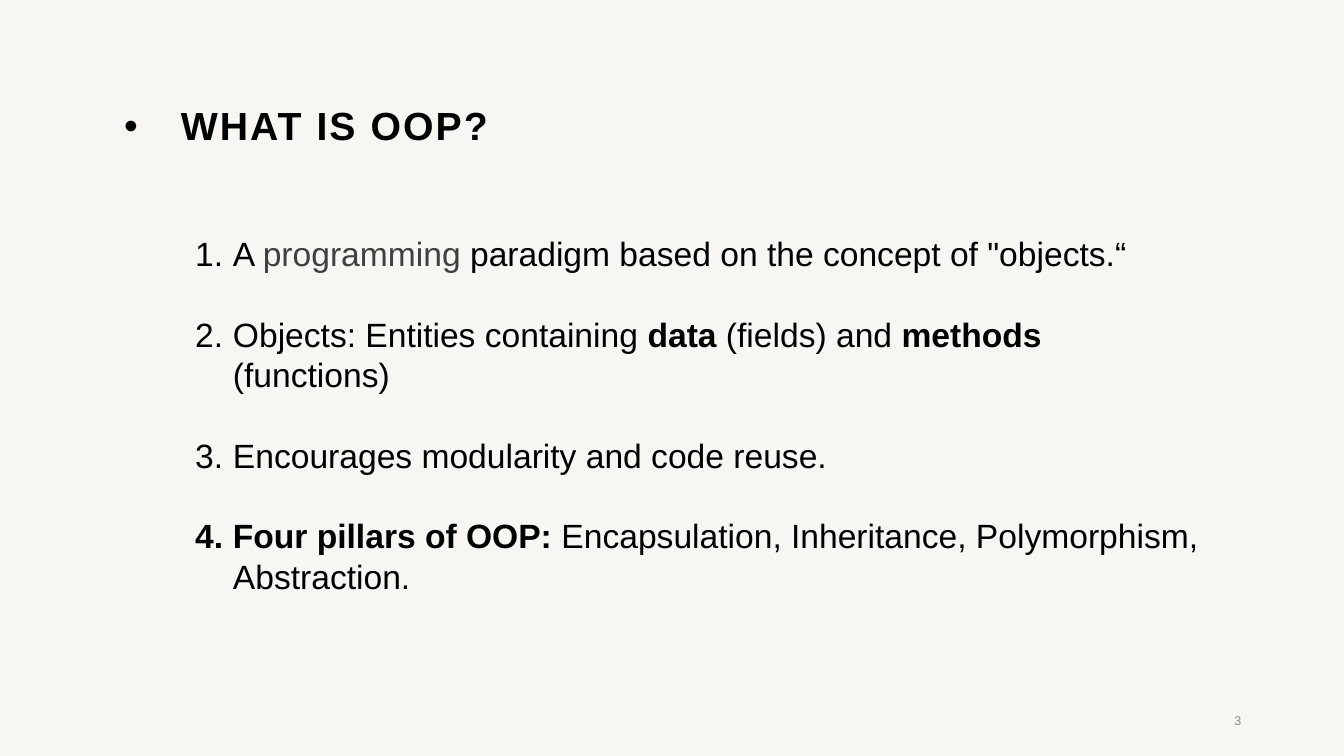
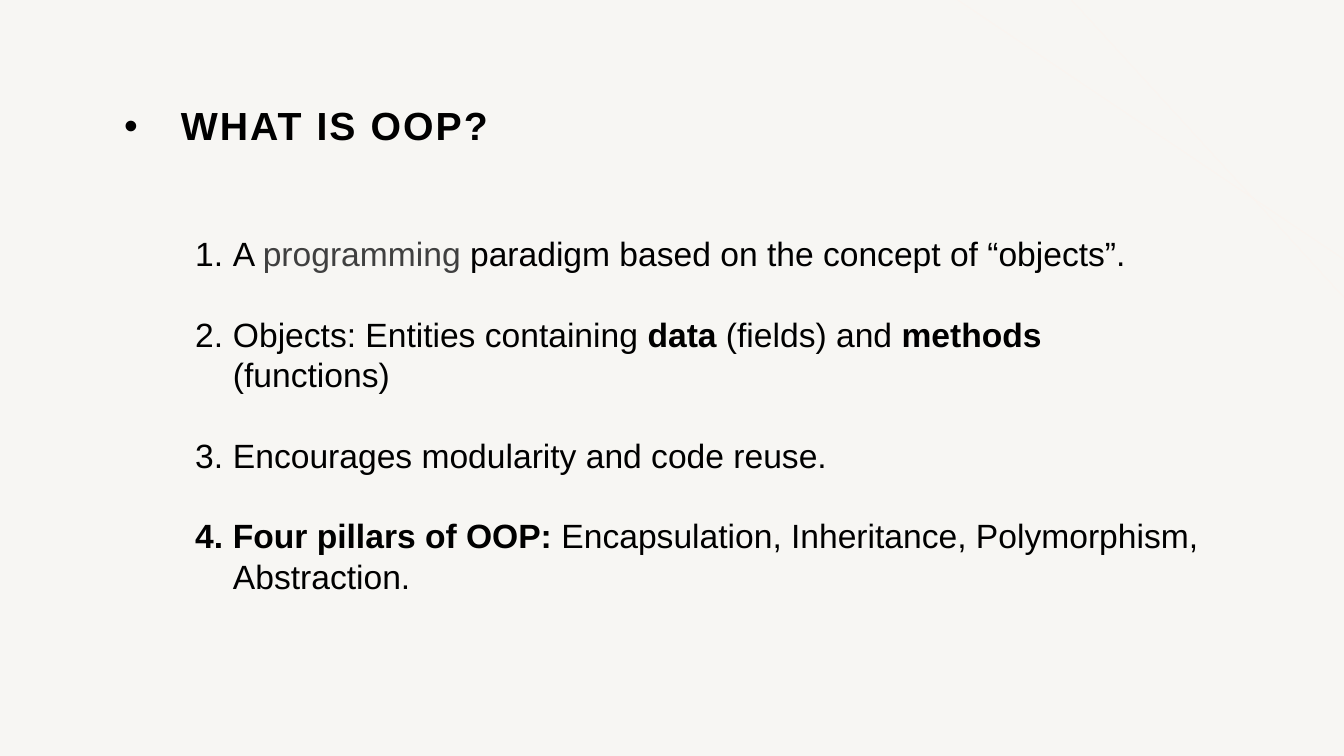
Before and after one commit to PratikshaRDatir/Presentation, a slide deck: slide 3 of Object-Oriented Programming in Java.pptx. Drawn at 1344x756 pixels with LibreOffice and Linux fonts; fonts in the diff are those of the drawing; background and template pictures are left out. Boxes give left, top, right and bottom in pixels: in the first picture for what was removed or moved away, otherwise in the second. Text is boxed around its words. In the diff, an @@ line names an element or a change of style, - is before the commit and + after.

```diff
--- a/Object-Oriented Programming in Java.pptx
+++ b/Object-Oriented Programming in Java.pptx
@@ text at box(233, 241, 1125, 273): text changed @@
-1. A programming paradigm based on the concept of "objects.“
+1. A programming paradigm based on the concept of “objects”.
@@ page number removed at box(1234, 716, 1241, 725) @@
-3
```
Also in this commit, not shown: 9 other slides changed, 3 slides added, 1 slide removed.
